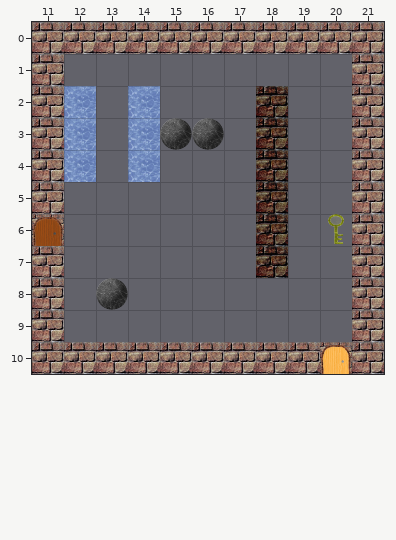
Tiled map (JSON) -- Clockwise/data/map/top-right.json. The picture above is the old version.
Cells are 32x32 px. Shown: x 11..21, y 0..10.
New version:
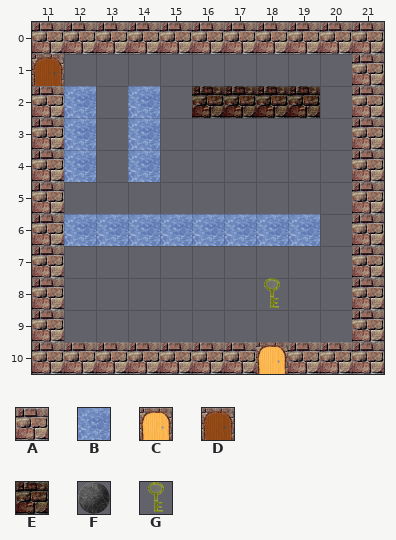
Key: from "tiles": A 0, B 1, C 2, D 3, E 4, F 6, G 9.
_ is an empty cell, . an unchanged one.
Tiles of an added or newly shown layer are drawn over the layers below it.
The edit:
--- layer "Tile Layer 1" (now hidden)
@@ x 11..11 @@
- 1 A
+ 1 _
@@ x 11..20 @@
- 3 ....FF.E..
- 4 .......E..
- 5 .......E..
- 6 D......E.G
- 7 .......E..
- 8 ..F.......
+ 3 ....__._..
+ 4 ......._..
+ 5 ......._..
+ 6 _......_._
+ 7 ......._..
+ 8 .._.......
@@ x 18..20 @@
-10 A.C
+10 _._
--- layer "Tile Layer 2" (now shown)
@@ x 11..19 @@
- 1 _........
- 2 .....__._
+ 1 D........
+ 2 .....EE.E
@@ x 11..19 @@
- 6 _________
+ 6 ABBBBBBBB
@@ x 18..18 @@
- 8 _
+ 8 G
@@ x 18..20 @@
-10 _._
+10 C.A
